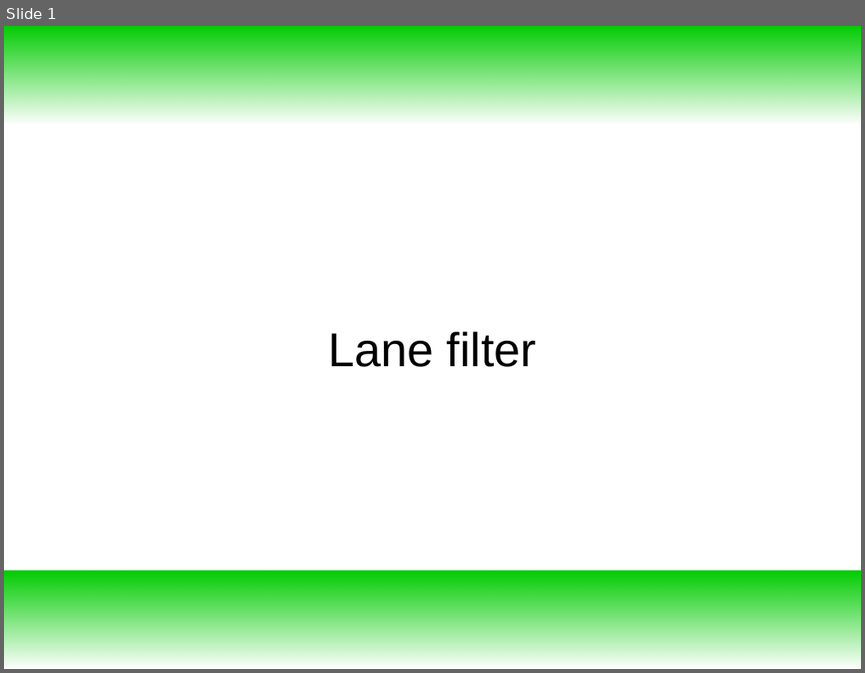
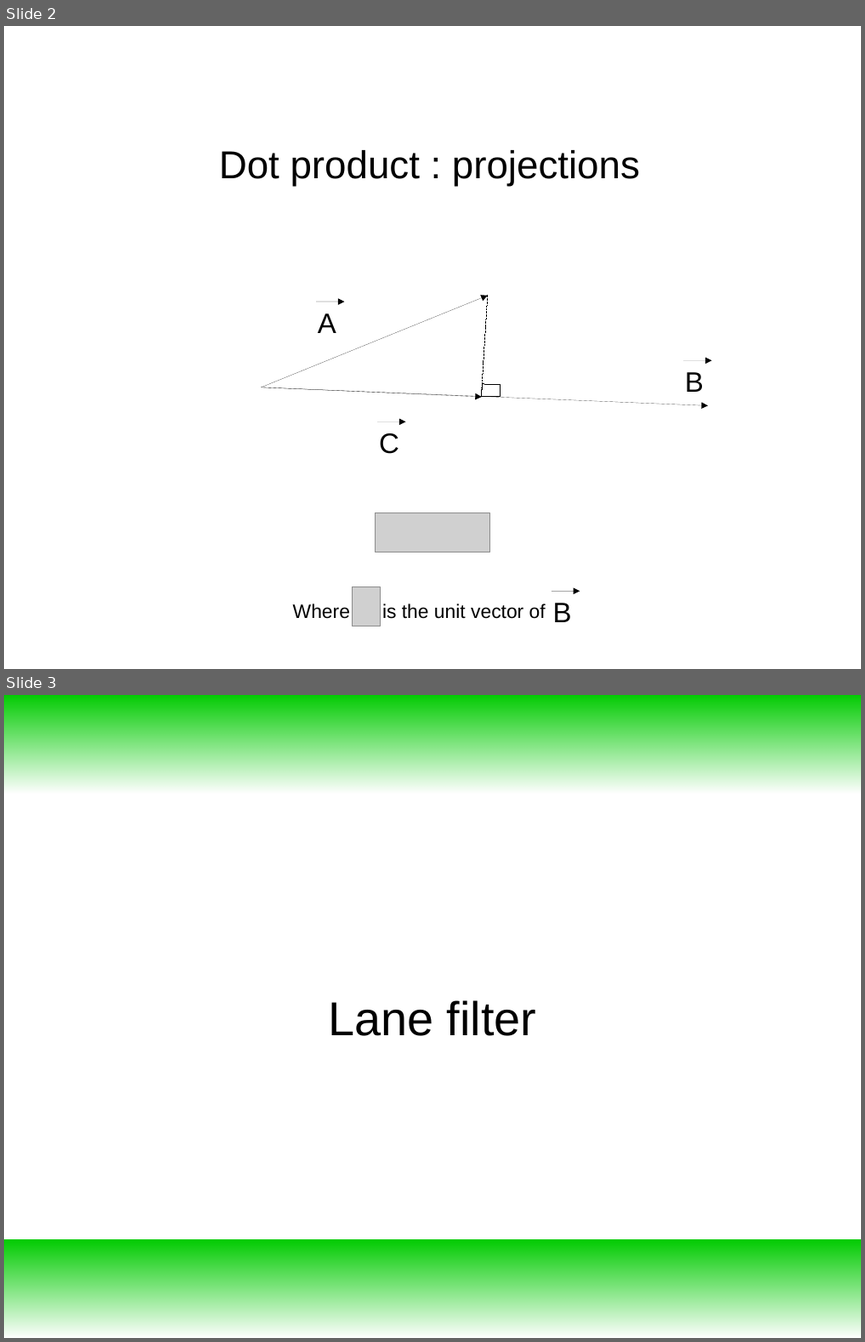
Before and after one commit to maivincent/MISE_presentations, a slide deck: step2_3_Lane_filter.odp. Shown one above the other, each under a label of ours: slide 1 before the commit, slides 2 and 3 after it. The pictures are 865x673 and 865x1342 pixels, drawn with LibreOffice and Linux fonts; fonts in the diff are those of the drawing; grey boxes stand for pictures. Boxes give left, top, right and bottom in pixels: in the first picture for what was removed or moved away, otherwise in the second. Text is boxed around its words. In the diff, an @@ line names an element or a change of style, - is before the commit and + after.

```diff
--- a/step2_3_Lane_filter.odp
+++ b/step2_3_Lane_filter.odp
@@ slide 2 added at (4, 26, 861, 669), background #FFFFFF @@
@@ text added at (219, 150, 640, 186), 36 pt, text #000000 @@
+Dot product : projections
@@ arrow added from (262, 387) to (488, 295), #000000 0 pt @@
@@ arrow added from (317, 301) to (345, 301), #000000 0 pt @@
@@ line added from (488, 295) to (482, 393), #000000 0 pt @@
@@ text added at (318, 313, 336, 333), 26 pt, text #000000 @@
+A
@@ arrow added from (683, 360) to (711, 360), #000000 0 pt @@
@@ text added at (685, 372, 704, 392), 26 pt, text #000000 @@
+B
@@ arrow added from (262, 387) to (709, 405), #000000 0 pt @@
@@ arrow added from (262, 387) to (482, 397), #000000 0 pt @@
@@ rectangle added at (482, 384, 501, 397), fill #FFFFFF, outline #000000 0 pt @@
@@ arrow added from (377, 422) to (406, 422), #000000 0 pt @@
@@ text added at (379, 433, 399, 454), 26 pt, text #000000 @@
+C
@@ picture added at (375, 513, 490, 551) @@
@@ group added at (293, 586, 580, 626): 2 texts, 1 picture, 1 arrow @@
+Where is the unit vector of
+B
@@ what was slide 1 is now slide 3 @@
```
Also in this commit, not shown: 1 slide changed, 11 other slides added, 2 slides removed, 34 other files.
